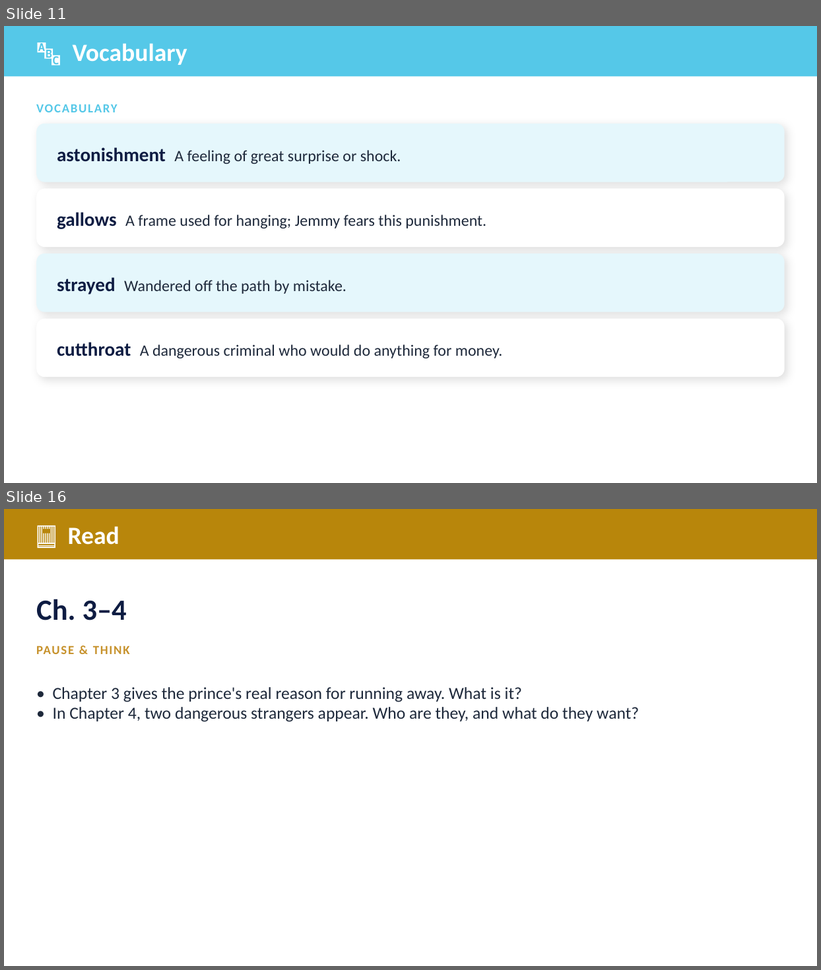
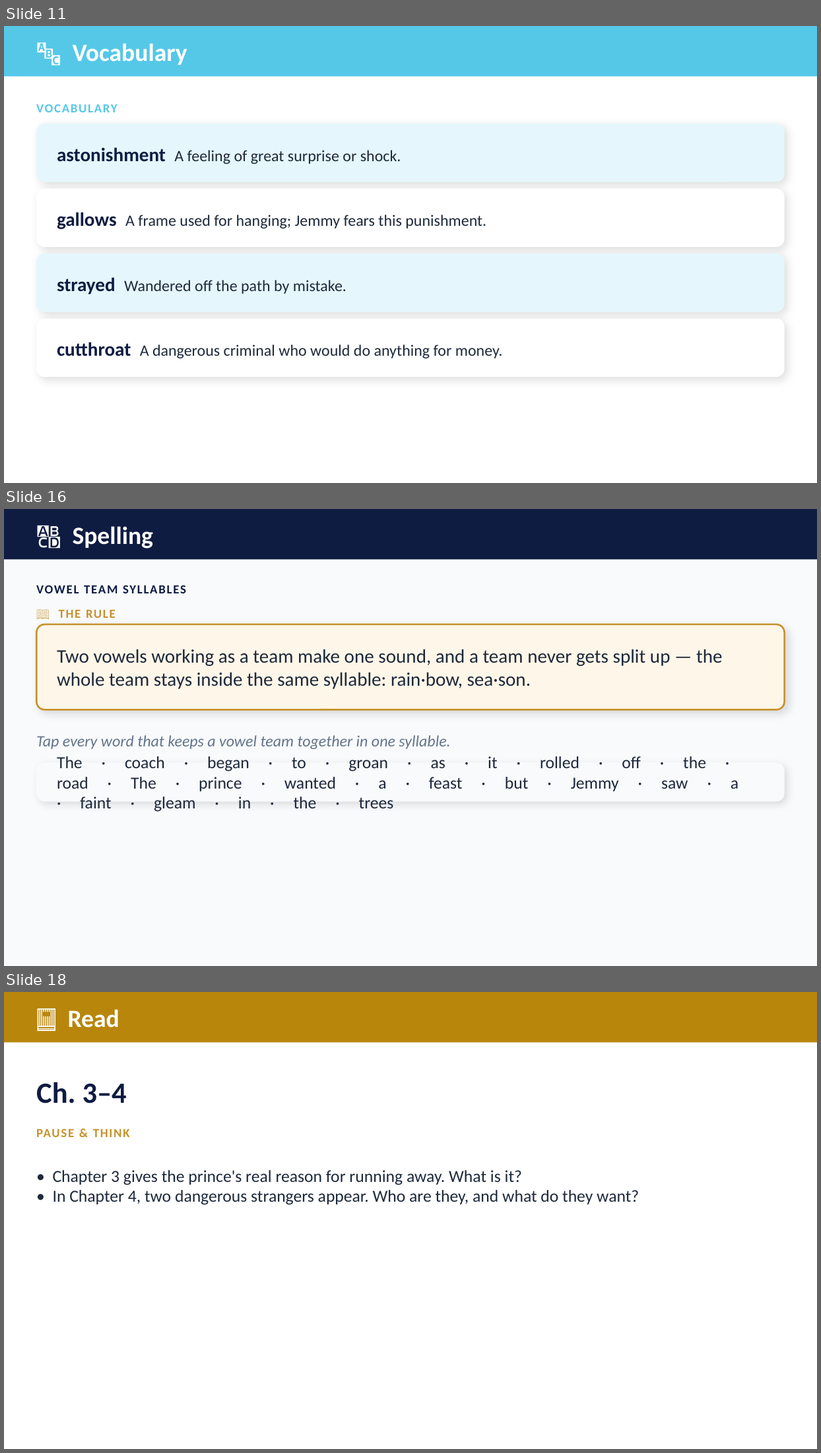
Before and after one commit to optimaondemand/optima-3rd-ela, a slide deck: Planning docs/Slides/lesson-18-2-teacher-slides.pptx. Shown one above the other, each under a label of ours: slides 11 and 16 before the commit, slides 11, 16 and 18 after it; the slides between them are not shown. The pictures are 821x970 and 821x1453 pixels, drawn with LibreOffice and Linux fonts; fonts in the diff are those of the drawing. Boxes give left, top, right and bottom in pixels: in the first picture for what was removed or moved away, otherwise in the second. Text is boxed around its words. In the diff, an @@ line names an element or a change of style, - is before the commit and + after.

```diff
--- a/Planning docs/Slides/lesson-18-2-teacher-slides.pptx
+++ b/Planning docs/Slides/lesson-18-2-teacher-slides.pptx
@@ slide 16 added at [4, 509, 817, 966], background #F8FAFC @@
@@ rectangle added at [4, 509, 817, 559], fill #0E1C42 @@
@@ text added at [73, 526, 154, 549], 22 pt, text #FFFFFF, bold @@
+🔠 Spelling
@@ text added at [36, 585, 186, 593], 11 pt, text #0E1C42, bold @@
+VOWEL TEAM SYLLABLES
@@ rounded rectangle added at [36, 625, 785, 710], fill #FEF6E8, outline #C7922C 1.5 pt @@
@@ text added at [59, 609, 116, 618], 11 pt, text #C7922C, bold @@
+📖 THE RULE
@@ text added at [57, 649, 722, 689], 17 pt, text #1E293B @@
+Two vowels working as a team make one sound, and a team never gets split up — the whole team stays inside the same syllable: rain·bow, sea·son.
@@ text added at [36, 735, 450, 749], 14 pt, text #64748B, italic @@
+Tap every word that keeps a vowel team together in one syllable.
@@ rounded rectangle added at [36, 762, 785, 802], fill #F8FAFC @@
@@ text added at [57, 757, 394, 812], 15 pt, text #1E293B @@
+The · coach · began · to · groan · as · it · rolled · off · the · road · The · prince · wanted · a · feast · but · Jemmy · saw · a · faint · gleam · in · the · trees
@@ what was slide 16 is now slide 18 @@
```
Also in this commit, not shown: 3 slides changed, 5 other slides added, 4 slides removed, 20 other files.
